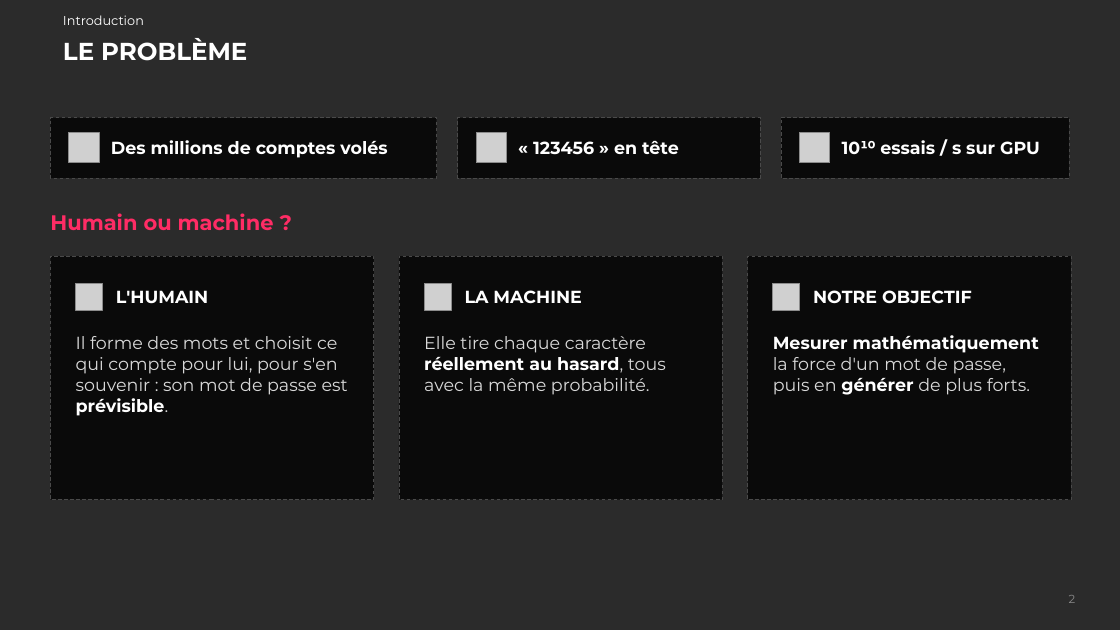
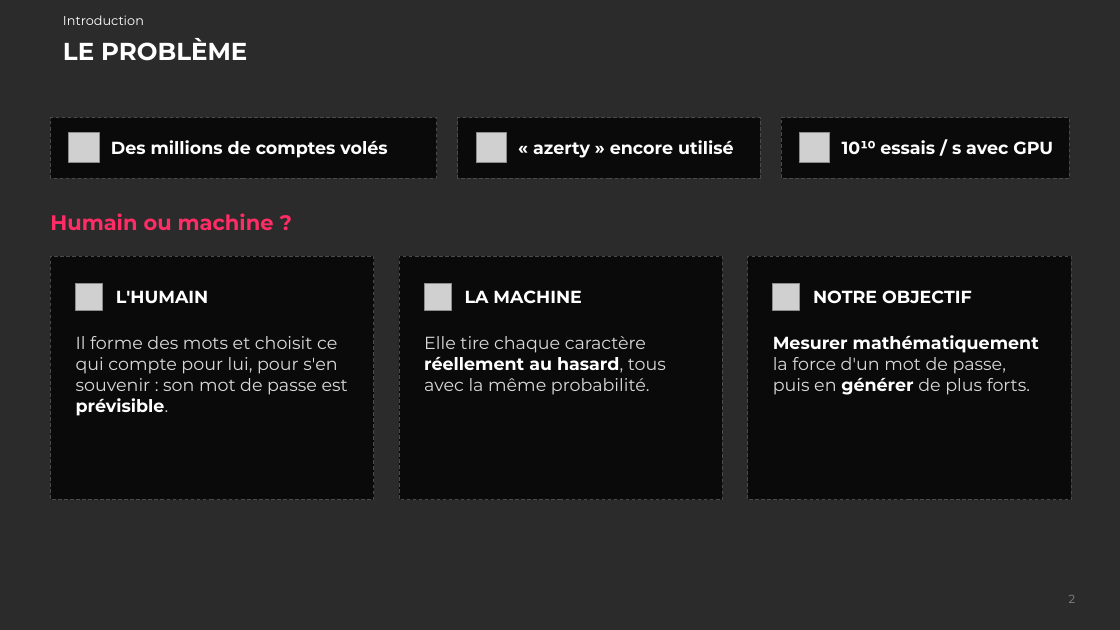
Before and after one commit to saikozx-ops/projet-oteria-mathh, a slide deck: slide 2 of Entropie_mots_de_passe.pptx. Drawn at 1120x630 pixels with LibreOffice and Linux fonts; fonts in the diff are those of the drawing; grey boxes stand for pictures; background and template pictures are left out; a plain dark background stands for a picture behind light text. Boxes give left, top, right and bottom in pixels: in the first picture for what was removed or moved away, otherwise in the second. Text is boxed around its words. In the diff, an @@ line names an element or a change of style, - is before the commit and + after.

```diff
--- a/Entropie_mots_de_passe.pptx
+++ b/Entropie_mots_de_passe.pptx
@@ text at (533,140,734,158): text changed @@
-« 123456 » en tête
+« azerty » encore utilisé
@@ text at (842,140,1053,155): text changed @@
-10¹⁰ essais / s sur GPU
+10¹⁰ essais / s avec GPU
```
Also in this commit, not shown: 4 other slides changed.
